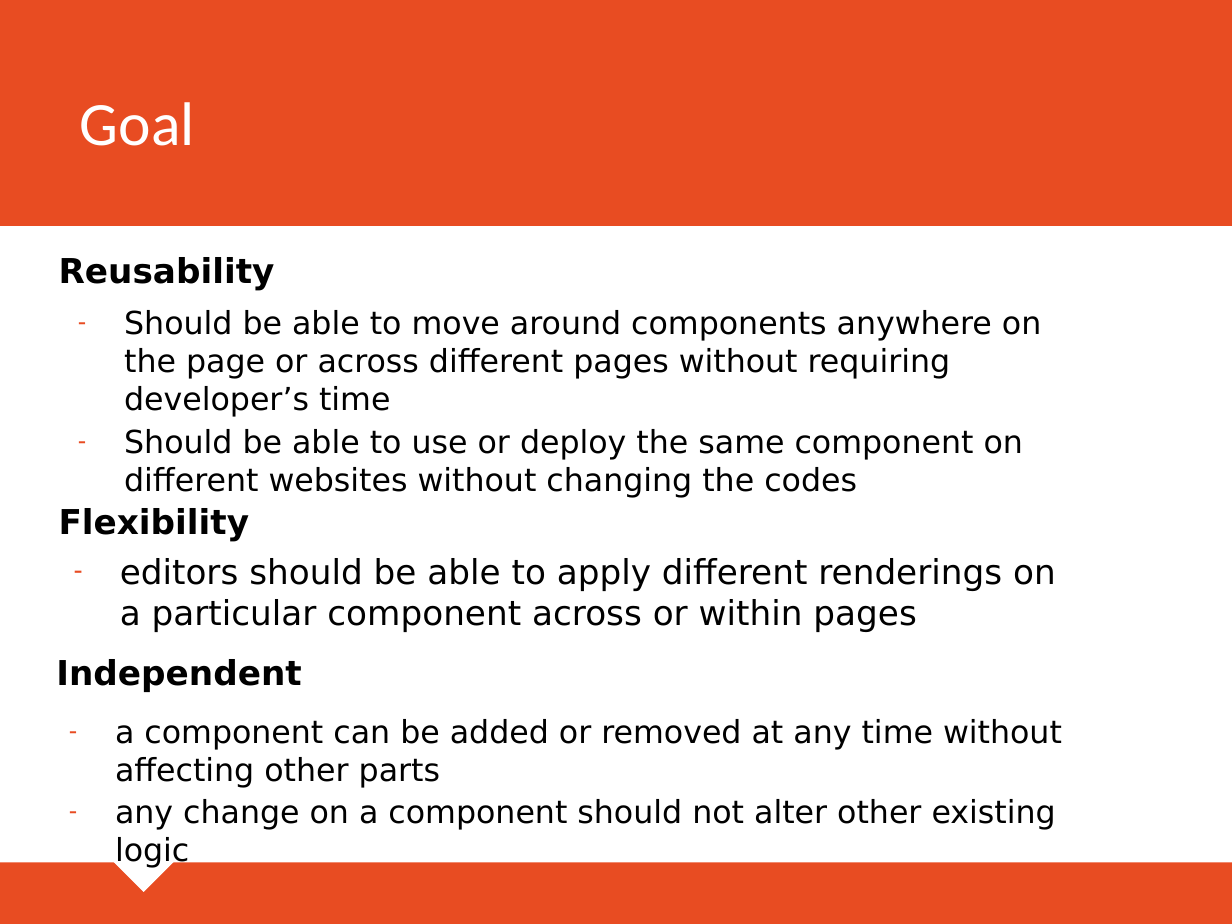
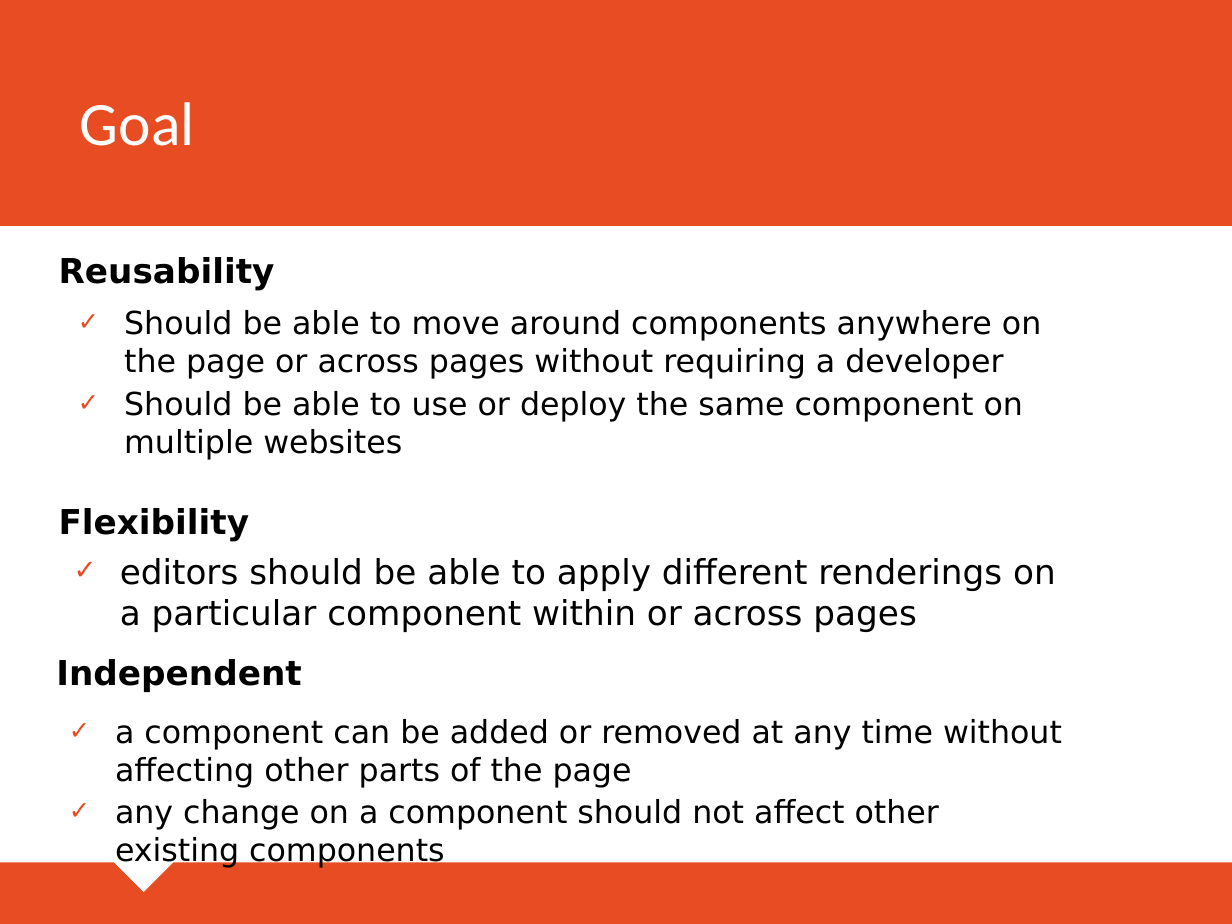
Before and after one commit to markglibres/mbran-umbraco-components, a slide deck: slide 7 of src/Umbraco Components.pptx. Drawn at 1232x924 pixels with LibreOffice and Linux fonts; fonts in the diff are those of the drawing. Boxes give left, top, right and bottom in pixels: in the first picture for what was removed or moved away, otherwise in the second. Text is boxed around its words. In the diff, an @@ line names an element or a change of style, - is before the commit and + after.

```diff
--- a/src/Umbraco Components.pptx
+++ b/src/Umbraco Components.pptx
@@ text at (124, 310, 1041, 460): text changed @@
-– Should be able to move around components anywhere on the page or across different pages without requiring developer’s time
-– Should be able to use or deploy the same component on different websites without changing the codes
+✓ Should be able to move around components anywhere on the page or across pages without requiring a developer
+✓ Should be able to use or deploy the same component on multiple websites
@@ text at (120, 558, 1056, 632): text changed @@
-– editors should be able to apply different renderings on a particular component across or within pages
+✓ editors should be able to apply different renderings on a particular component within or across pages
@@ text at (115, 719, 1062, 868): text changed @@
-– a component can be added or removed at any time without affecting other parts
-– any change on a component should not alter other existing logic
+✓ a component can be added or removed at any time without affecting other parts of the page
+✓ any change on a component should not affect other existing components
```
Also in this commit, not shown: 4 other slides changed.
